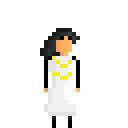
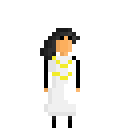
Revision of a layered (128, 128) image; what changed, layer by layer:
painted on "Background" over (48, 52, 60, 60)
